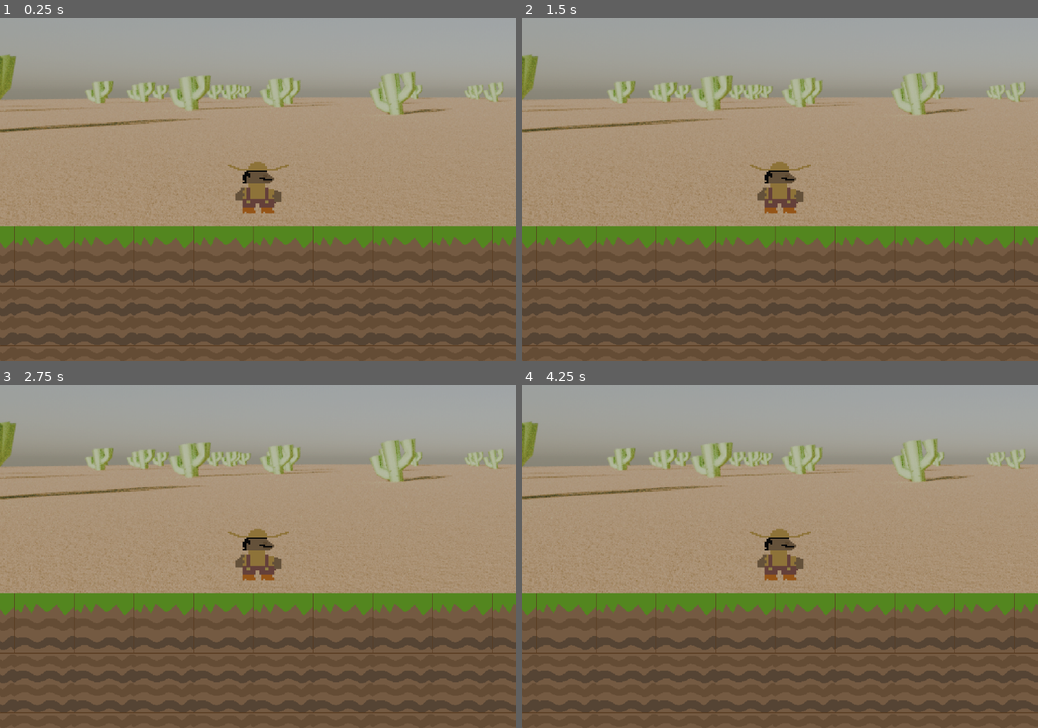
Above: before the commit, frames 1-4 (two rows, left to right).
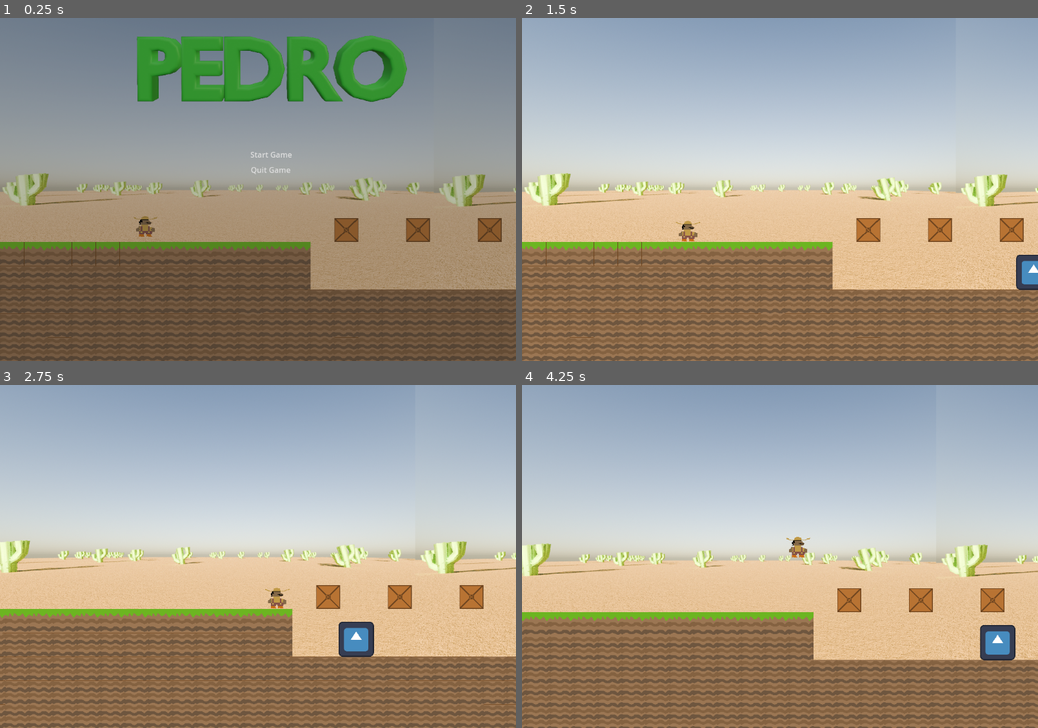
Above: after the commit, the same moments.

Repository: Burns3y/Pedro
Game: Godot game, scene res://scenes/levels/level 1.tscn
Two runs of this game, one before a commit and one after it. Both use one fixed random seed, a clock stepped at 60 frames per second and the inputs below. The engine's default icon, where the game draws it, is replaced by a stand-in: a white triangle on a blue panel in a dark square.
Inputs (mouse positions are in pixels of both pictures, inside the frame that each line leads up to):
- Up to frame 1 (0.25 s): no input
- Up to frame 2 (1.5 s): click (795, 155) at 0.5 s, where only the run after the commit has a clickable "Start Game"; hold Right (right) from 1.28 s (still down)
- Up to frame 3 (2.75 s): keep holding Right (right); tap W (jump) at 1.52, 2.27 s
- Up to frame 4 (4.25 s): release Right (right) at 2.78 s; hold Left (left) 2.78-3.53 s; hold Right (right) from 3.53 s (still down); tap W (jump) at 3.77 s

The runs differ from the first frame. In frame 1, 67% of the frame differs, in the area x 0-100%, y 0-100%; in frame 2, 88%; in frame 3, 88%; in frame 4, 89%.

Commit message:
Actually fixed viewport

Diff:
--- a/project.godot
+++ b/project.godot
@@ -19,7 +19,7 @@
 
 window/size/viewport_width=1080
 window/size/viewport_height=720
-window/stretch/scale=2.5
+window/stretch/mode="viewport"
 
 [input]
 
